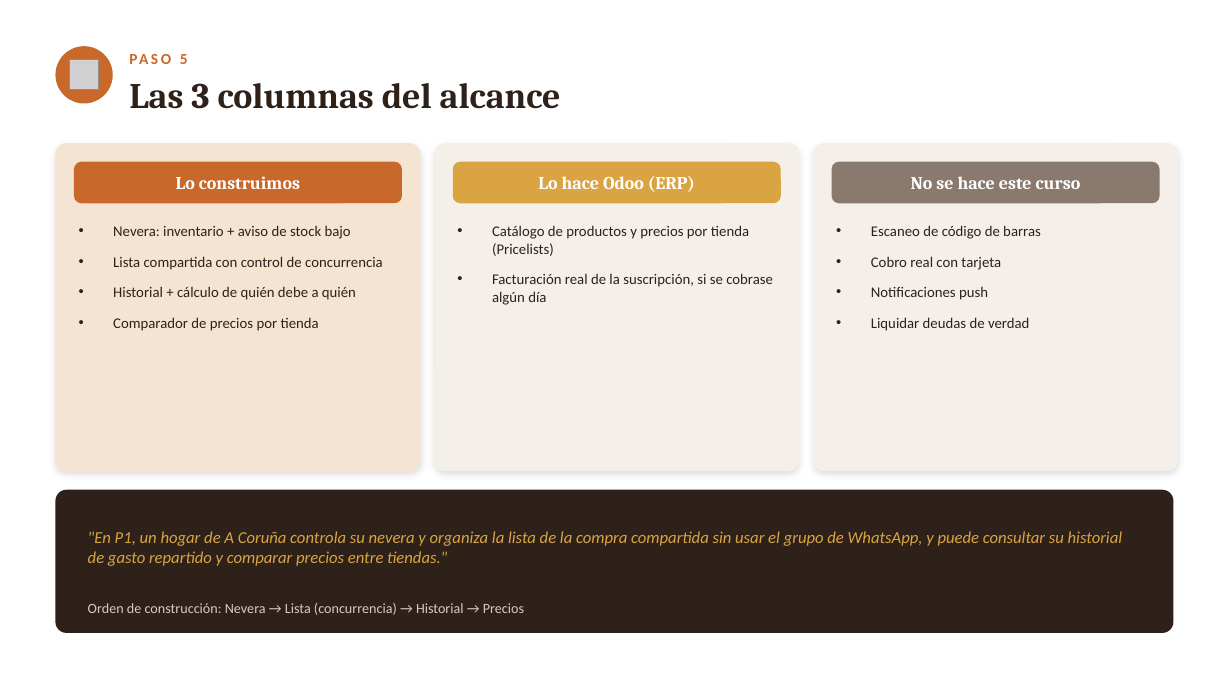
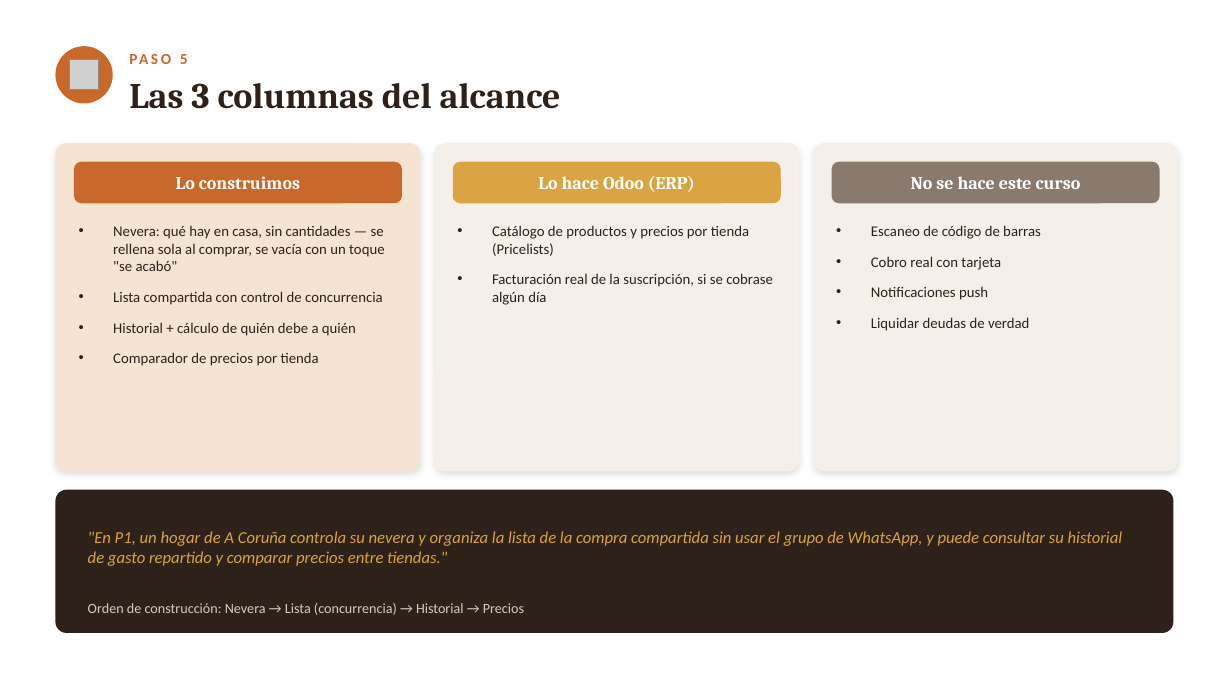
Before and after one commit to lagoanadia/Larder, a slide deck: slide 9 of docs/larder-presentacion.pptx. Drawn at 1232x693 pixels with LibreOffice and Linux fonts; fonts in the diff are those of the drawing; grey boxes stand for pictures. Boxes give left, top, right and bottom in pixels: in the first picture for what was removed or moved away, otherwise in the second. Text is boxed around its words. In the diff, an @@ line names an element or a change of style, - is before the commit and + after.

```diff
--- a/docs/larder-presentacion.pptx
+++ b/docs/larder-presentacion.pptx
@@ text at [113,225,384,271]: text changed @@
-• Nevera: inventario + aviso de stock bajo
+• Nevera: qué hay en casa, sin cantidades — se rellena sola al comprar, se vacía con un toque "se acabó"
```
Also in this commit, not shown: 3 other slides changed, 1 other file.
